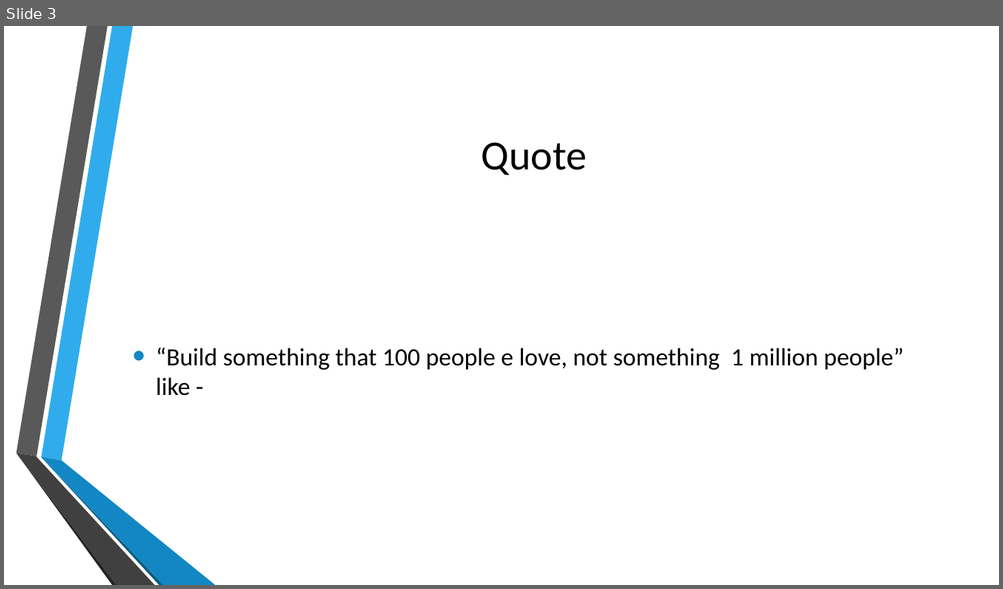
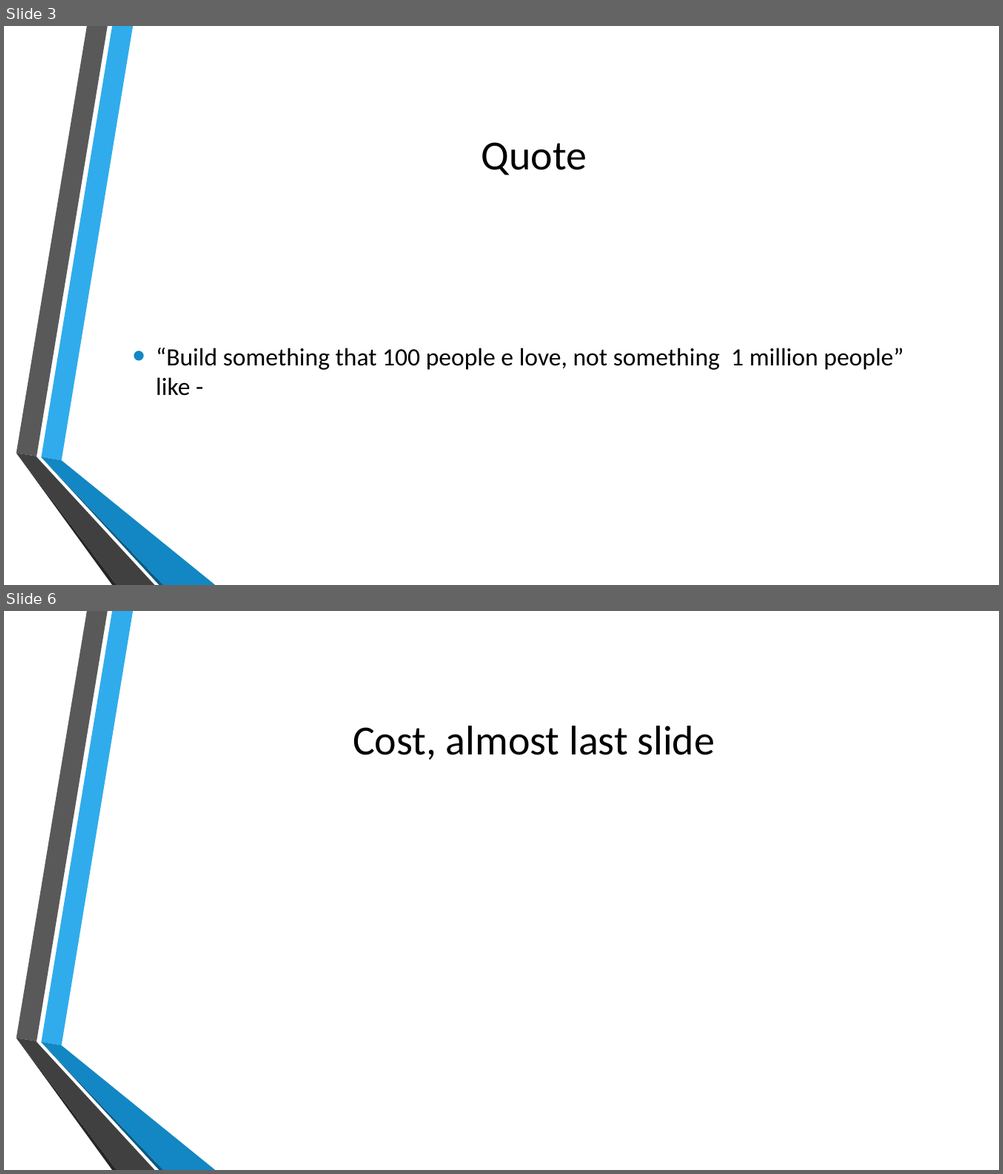
Before and after one commit to CalhounC357/4800_Tax_Boss, a slide deck: De La Riva, Bennett, Calhoun, Young; Tax_Boss.pptx. Shown one above the other, each under a label of ours: slide 3 before the commit, slides 3 and 6 after it; the slides between them are not shown. The pictures are 1003x589 and 1003x1174 pixels, drawn with LibreOffice and Linux fonts; fonts in the diff are those of the drawing; background and template pictures are left out. Boxes give left, top, right and bottom in pixels: in the first picture for what was removed or moved away, otherwise in the second. Text is boxed around its words. In the diff, an @@ line names an element or a change of style, - is before the commit and + after.

```diff
--- a/De La Riva, Bennett, Calhoun, Young; Tax_Boss.pptx
+++ b/De La Riva, Bennett, Calhoun, Young; Tax_Boss.pptx
@@ slide 6 added at (x1=4, y1=611, x2=999, y2=1170), background picture (left out); not listed: 6 template elements that a slide beside it also shows @@
@@ title added at (x1=353, y1=726, x2=714, y2=760), 40 pt, text #000000 @@
+Cost, almost last slide
```
Also in this commit, not shown: 2 other slides added, 2 slides removed.
